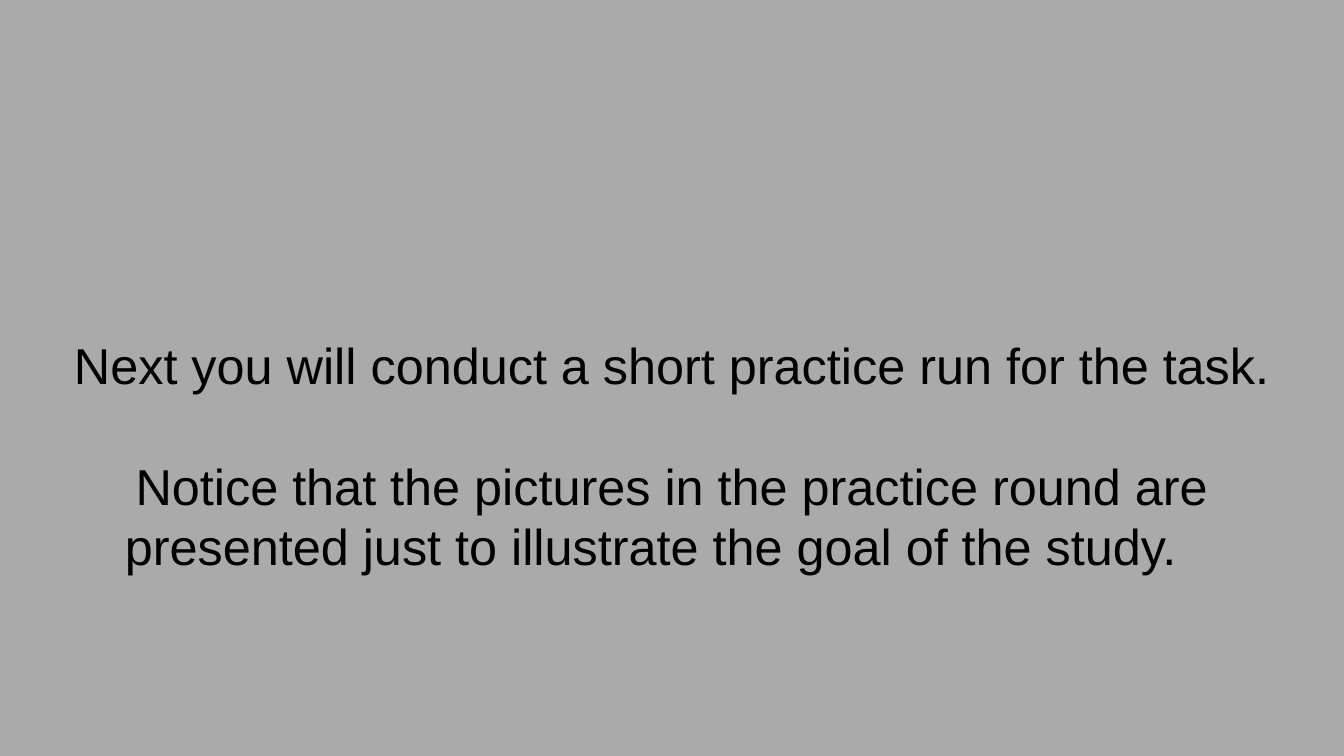
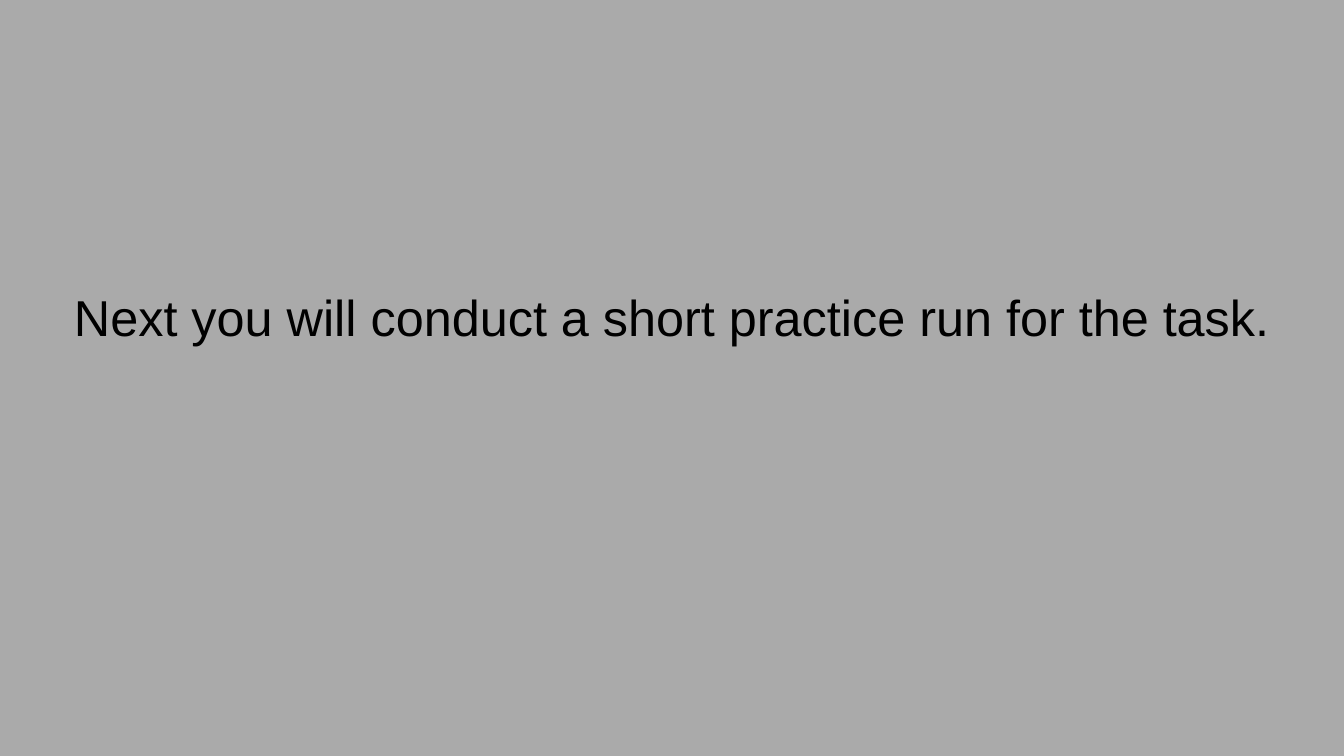
Before and after one commit to GoldenbergLab/task-group-categorization-amit, a slide deck: slide 7 of img/ins_just_ensamble/instructions2.4.19.pptx. Drawn at 1344x756 pixels with LibreOffice and Linux fonts; fonts in the diff are those of the drawing. Boxes give left, top, right and bottom in pixels: in the first picture for what was removed or moved away, otherwise in the second. Text is boxed around its words. In the diff, an @@ line names an element or a change of style, - is before the commit and + after.

```diff
--- a/img/ins_just_ensamble/instructions2.4.19.pptx
+++ b/img/ins_just_ensamble/instructions2.4.19.pptx
@@ text "Next you will conduct a ...": place and size @@
-text "Next you will conduct a ..." at [74,347,1269,575]
+text "Next you will conduct a ..." at [74,299,1269,346]
@@ text at [125,468,1208,575]: paragraph removed @@
-Notice that the pictures in the practice round are presented just to illustrate the goal of the study.
```
Also in this commit, not shown: 5 other slides changed, 1 slide added, 1 slide removed, 1 other file.
